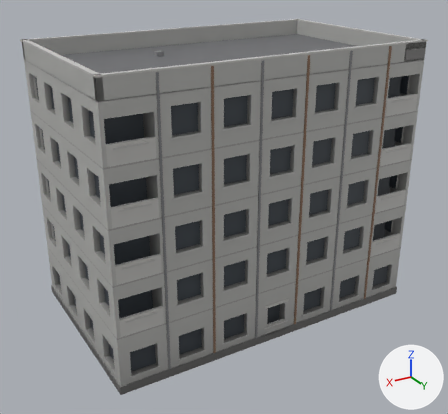
The glTF model assets/props/panel_block.glb as it was, and as the next commit left it.
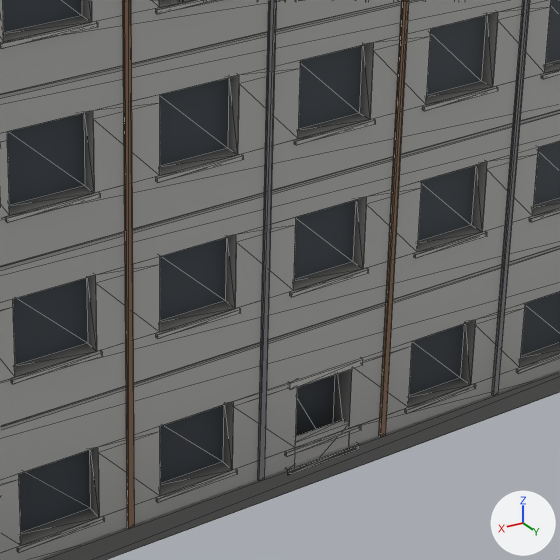
Old and new are each drawn whole from a camera (50 mm lens) standing at (19.42, 32.41, 22.74) and looking at (0.38, 0.67, 6.87) and again close up on the part from 39% to 79% of the width and 45% to 88% of the height. The axes (+X, +Y, +Z) are drawn at lower right. The lights are the same throughout. The first two pictures are the older version. The close-ups show mesh edges as thin lines. Vertices at exactly the same position are counted once.

Objects in the first close-up: 'panel_block.001'.
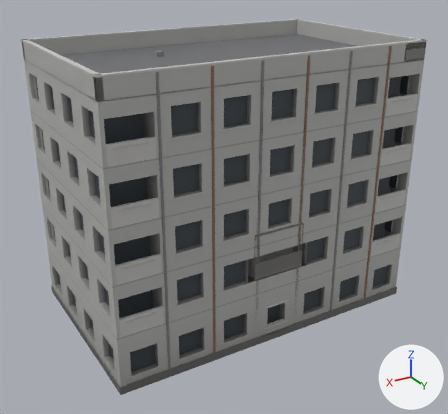
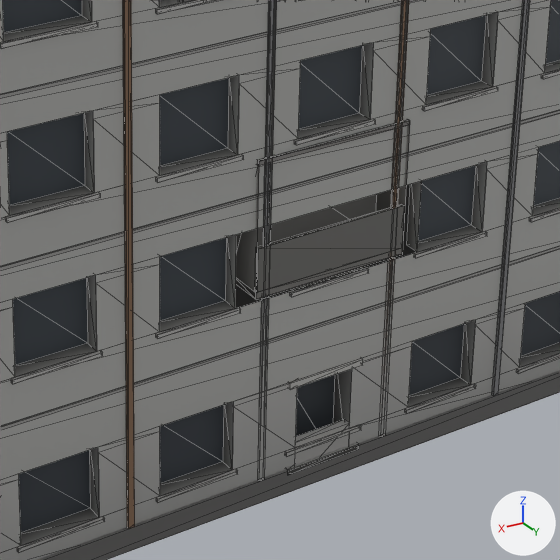
What the commit changed:
me_panel_block_001 is used by ob_panel_block_001; location (0.0, 0.0, 0.0).
Verts and faces of me_panel_block_001; kept vertices keep their numbers, new ones are numbered from 2008.
Before the commit, vertices of me_panel_block_001: 1848 (-1.5, 6.2, 0.5), 1849 (-1.5, 6.3, 0.5) at pixel (385, 435), 1850 (-1.4, 6.3, 0.5) at pixel (380, 437), 1851 (-1.4, 6.2, 0.5) at pixel (378, 435), 1852 (-1.5, 6.2, 17.2).
Before the commit, vertices of me_panel_block_001: 1853 (-1.4, 6.2, 17.2), 1854 (-1.4, 6.3, 17.2), 1855 (-1.5, 6.3, 17.2), 1864 (1.4, 6.2, 0.5), 1865 (1.4, 6.3, 0.5) at pixel (264, 479).
Before the commit, vertices of me_panel_block_001: 1866 (1.5, 6.3, 0.5) at pixel (259, 481), 1867 (1.5, 6.2, 0.5) at pixel (257, 479), 1868 (1.4, 6.2, 17.2), 1869 (1.5, 6.2, 17.2), 1870 (1.5, 6.3, 17.2).
Before the commit, vertices of me_panel_block_001: 1871 (1.4, 6.3, 17.2).
me_panel_block_001 had 2008 vertices, 3040 faces and spanned x -10.3..10.3, y -6.3..6.3, z 0.0..17.3.
me_panel_block_001 now has 2032 vertices, 3062 faces and spans x -10.3..10.3, y -6.3..6.3, z 0.0..17.3.
me_panel_block_001 part 1: a new loose piece, a box spanning x -1.7..1.7, y 5.44..6.3, z 4.61..4.75, in mat_defaultmaterial.
me_panel_block_001 part 2: a new loose piece, a box spanning x -1.7..1.7, y 5.44..6.3, z 7.36..7.46, in mat_defaultmaterial.
me_panel_block_001 part 3: a new loose piece, a box spanning x -1.68..1.68, y 6.23..6.32, z 4.75..5.67, in mat_defaultmaterial.
Part 4, on me_panel_block_001:
8 vertices are removed from x -2.1..2.1, y 5.9..6.2, z 5.9..6.1.
16 faces are deleted.
8 vertices are added at x -1.7..1.7, y 5.4..6.3, z 4.6..7.5.
10 new faces join them.
Part 5, on me_panel_block_001:
Faces deleted: (1848, 1851, 1853), (1849, 1855, 1850), (1848, 1852, 1849), (1850, 1854, 1851), (1864, 1867, 1869), (1865, 1871, 1866).
Faces deleted: (1864, 1868, 1865), (1866, 1870, 1867).

Changed parts and their boxes [x1, y1, x2, y2] in the close-ups (560 x 560 px):
part 1 of me_panel_block_001, added: after [237, 249, 402, 299]
part 2 of me_panel_block_001, added: after [257, 120, 410, 166]
part 3 of me_panel_block_001, added: after [256, 204, 405, 293]
part 4 of me_panel_block_001, reshaped: before [235, 181, 422, 309]; after [236, 119, 410, 300]
part 5 of me_panel_block_001, deleted: before [258, 0, 409, 481]
